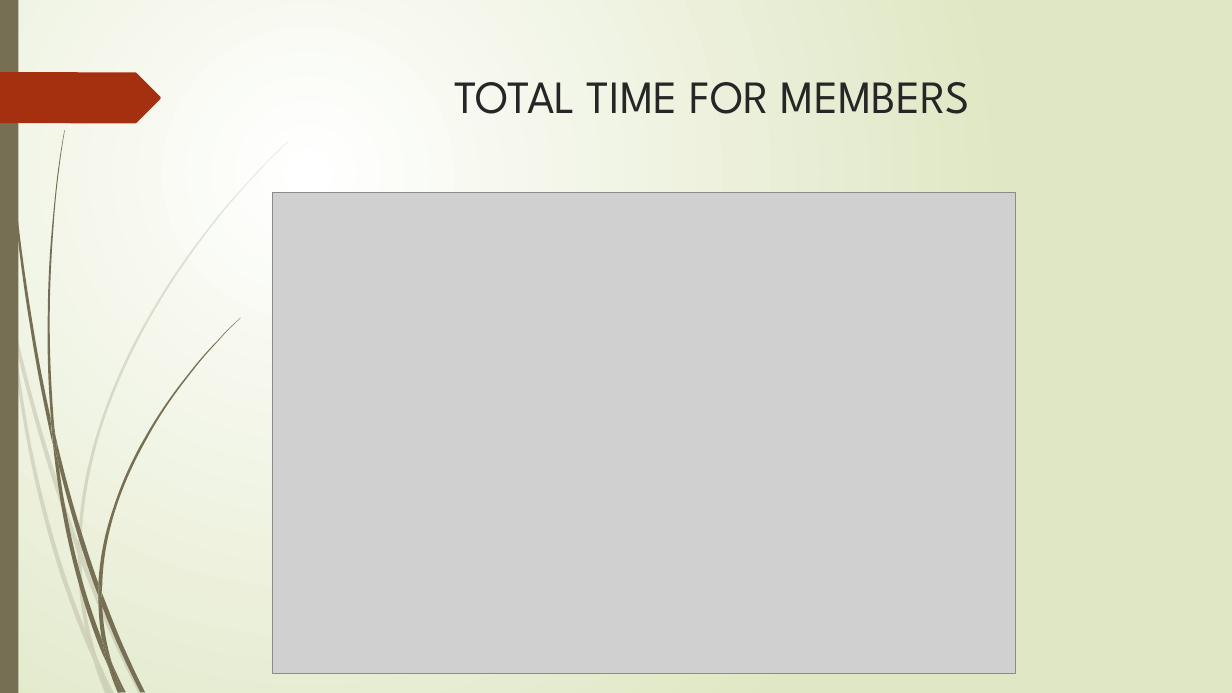
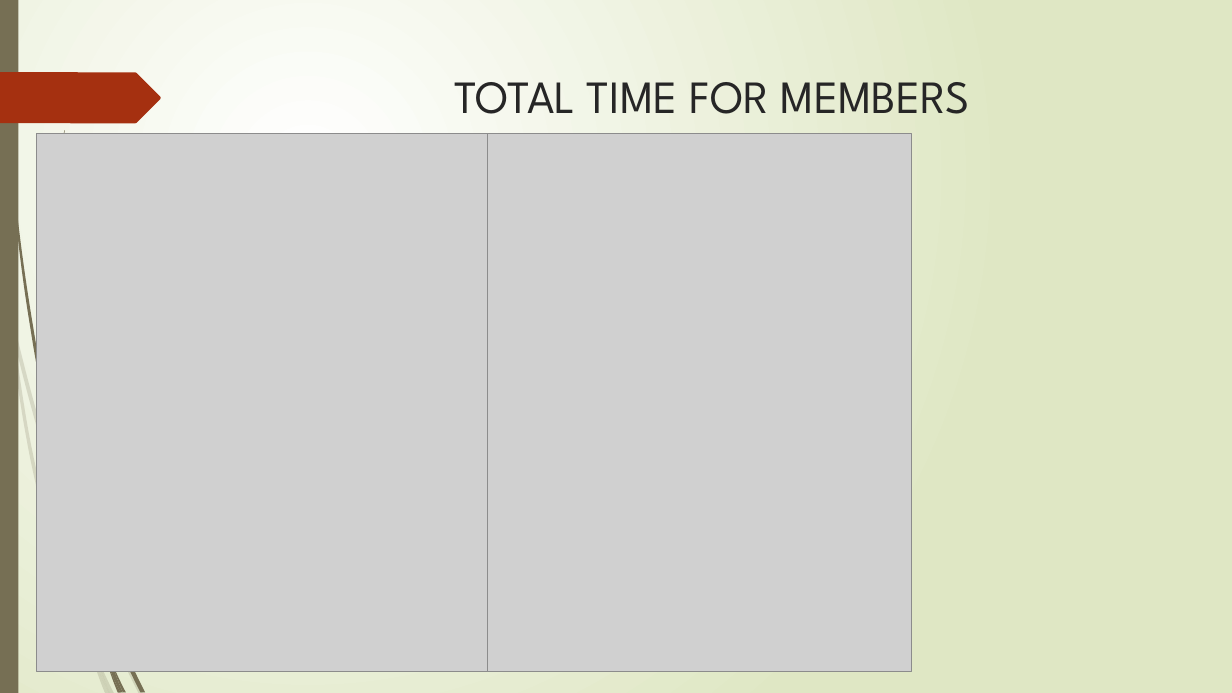
Before and after one commit to LuJoker/OOAD_RMS, a slide deck: slide 7 of document/OOAD_Final_demo.pptx. Drawn at 1232x693 pixels with LibreOffice and Linux fonts; fonts in the diff are those of the drawing; grey boxes stand for pictures. Boxes give left, top, right and bottom in pixels: in the first picture for what was removed or moved away, otherwise in the second. Text is boxed around its words. In the diff, an @@ line names an element or a change of style, - is before the commit and + after.

```diff
--- a/document/OOAD_Final_demo.pptx
+++ b/document/OOAD_Final_demo.pptx
@@ picture added at <box>36,134,488,672</box> @@
@@ freeform shape removed at <box>79,141,288,551</box> @@
@@ picture: place and size @@
-picture at <box>273,192,1016,674</box>
+picture at <box>488,134,912,672</box>
@@ freeform shape removed at <box>78,554,97,657</box> @@
@@ freeform shape removed at <box>78,542,81,564</box> @@
@@ group removed at <box>51,318,240,667</box>: 6 freeform shapes @@
```
Also in this commit, not shown: 2 other slides changed, 1 slide added, 3 slides removed, 9 other files.
